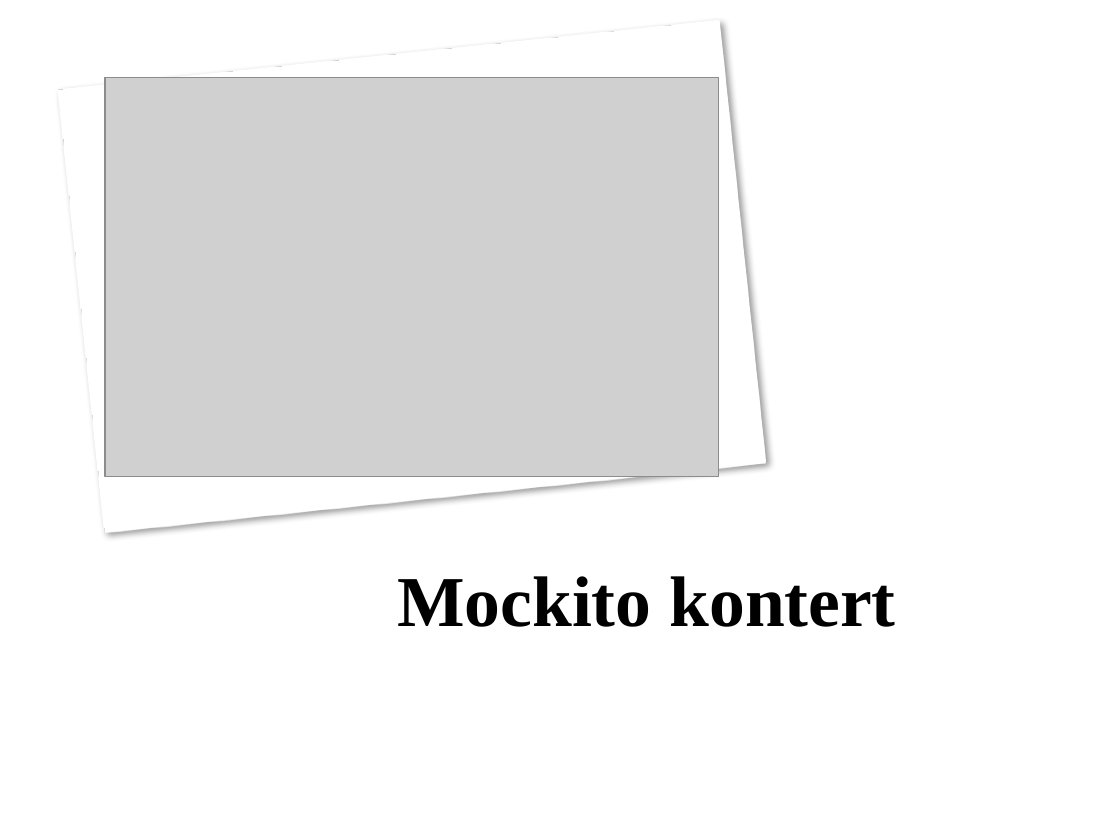
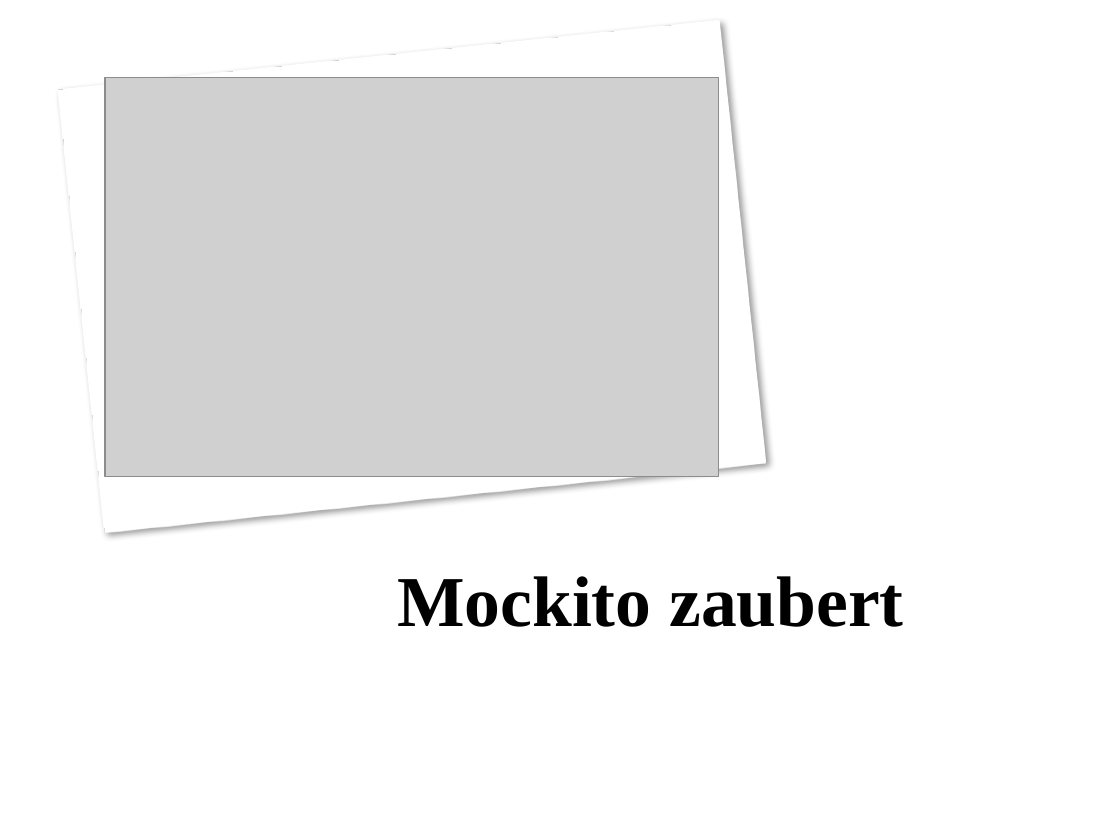
Before and after one commit to dataduke/Mocking, a slide deck: slide 13 of Präsentation.pptx (slide 12 before the commit). Drawn at 1120x840 pixels with LibreOffice and Linux fonts; fonts in the diff are those of the drawing; grey boxes stand for pictures; background and template pictures are left out. Boxes give left, top, right and bottom in pixels: in the first picture for what was removed or moved away, otherwise in the second. Text is boxed around its words. In the diff, an @@ line names an element or a change of style, - is before the commit and + after.

```diff
--- a/Präsentation.pptx
+++ b/Präsentation.pptx
@@ title at [397, 576, 903, 627]: text changed @@
-Mockito kontert
+Mockito zaubert
```
Also in this commit, not shown: 2 slides added, 1 slide removed, 6 other files.
